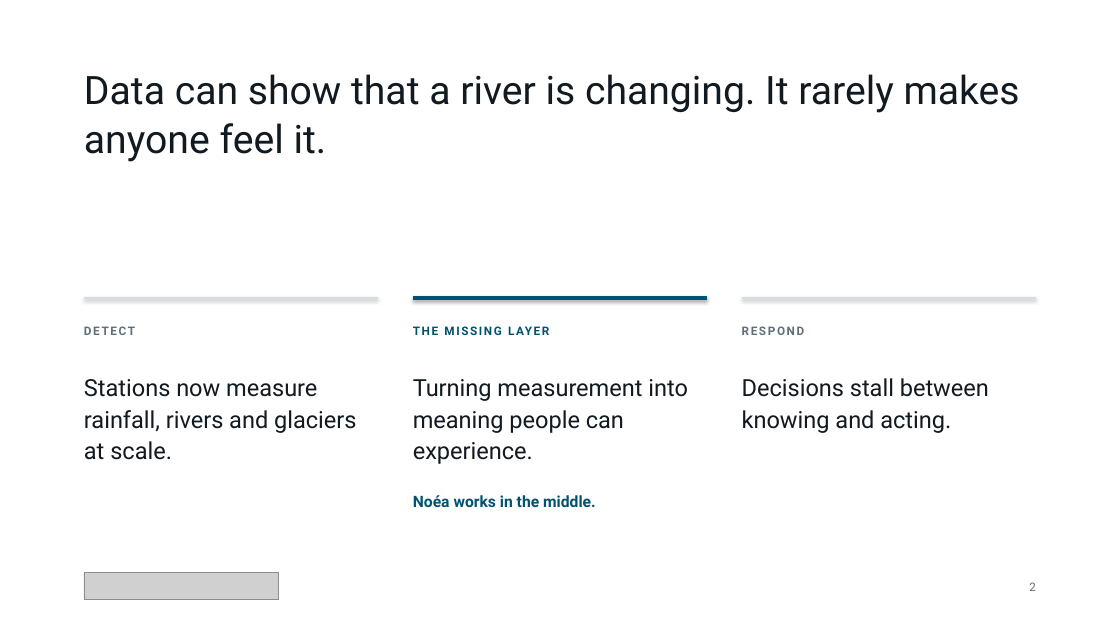
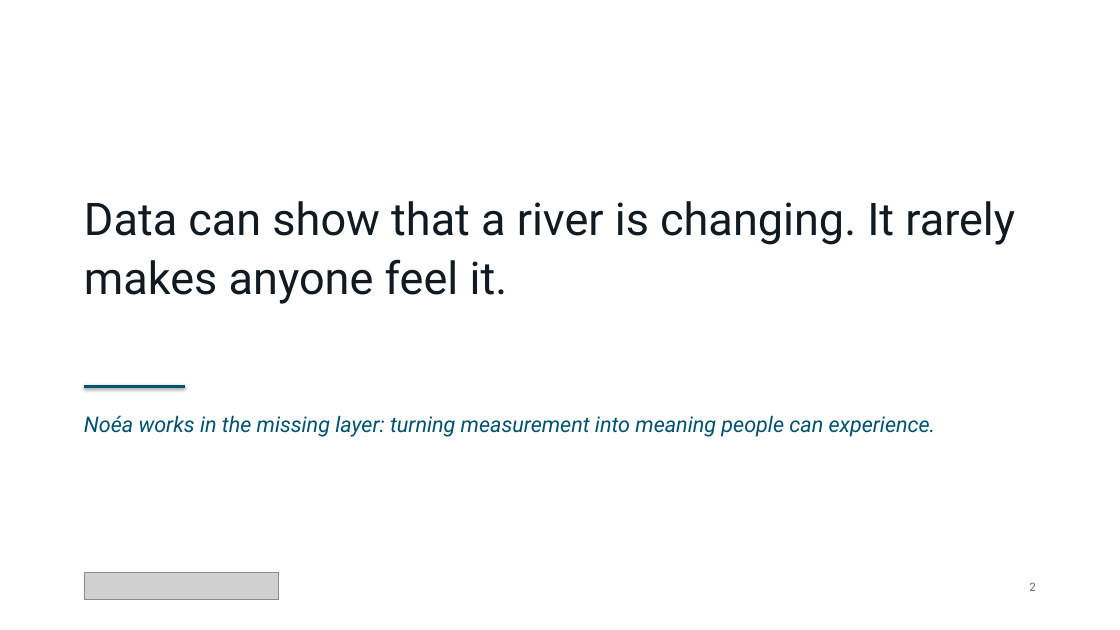
Before and after one commit to qintheory/noea, a slide deck: slide 2 of docs/noea-introduction-animated.pptx. Drawn at 1120x630 pixels with LibreOffice and Linux fonts; fonts in the diff are those of the drawing; grey boxes stand for pictures. Boxes give left, top, right and bottom in pixels: in the first picture for what was removed or moved away, otherwise in the second. Text is boxed around its words. In the diff, an @@ line names an element or a change of style, - is before the commit and + after.

```diff
--- a/docs/noea-introduction-animated.pptx
+++ b/docs/noea-introduction-animated.pptx
@@ text "Data can show that a ...": place and size @@
-text "Data can show that a ..." at (84, 74, 1020, 162)
+text "Data can show that a ..." at (84, 201, 1015, 304)
@@ text "Data can show that a ..." at (84, 201, 1015, 304): size 33.6 to 38.6 pt; line spacing 1.05 to 1.1 @@
@@ line removed from (84, 298) to (378, 298) @@
@@ line removed from (413, 298) to (707, 298) @@
@@ line removed from (742, 298) to (1036, 298) @@
@@ text removed at (84, 326, 135, 335) @@
-DETECT
@@ text removed at (413, 323, 707, 349) @@
-THE MISSING LAYER
@@ text removed at (742, 326, 805, 335) @@
-RESPOND
@@ text removed at (84, 379, 356, 460) @@
-Stations now measure rainfall, rivers and glaciers at scale.
@@ line added from (84, 386) to (185, 386), #00526F 3 pt @@
@@ text removed at (742, 378, 989, 433) @@
-Decisions stall between knowing and acting.
@@ text at (84, 415, 936, 437): text changed; size 20.2 to 18.5 pt; text colour #111A20 to #00526F; italic on @@
-Turning measurement into meaning people can experience.
+Noéa works in the missing layer: turning measurement into meaning people can experience.
@@ text removed at (413, 495, 596, 507) @@
-Noéa works in the middle.
```
Also in this commit, not shown: 4 other slides changed, 1 slide added, 1 slide removed, 2 other files.
